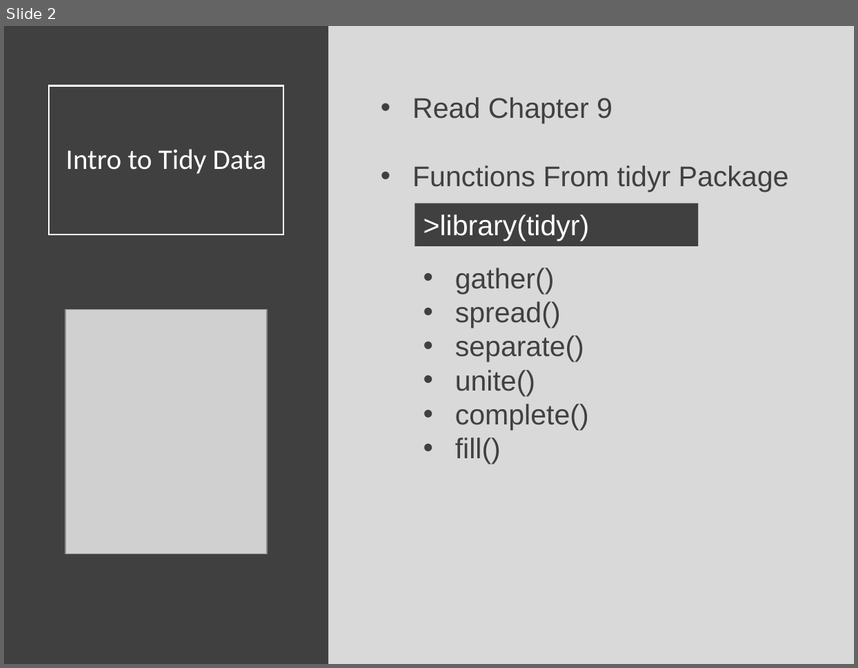
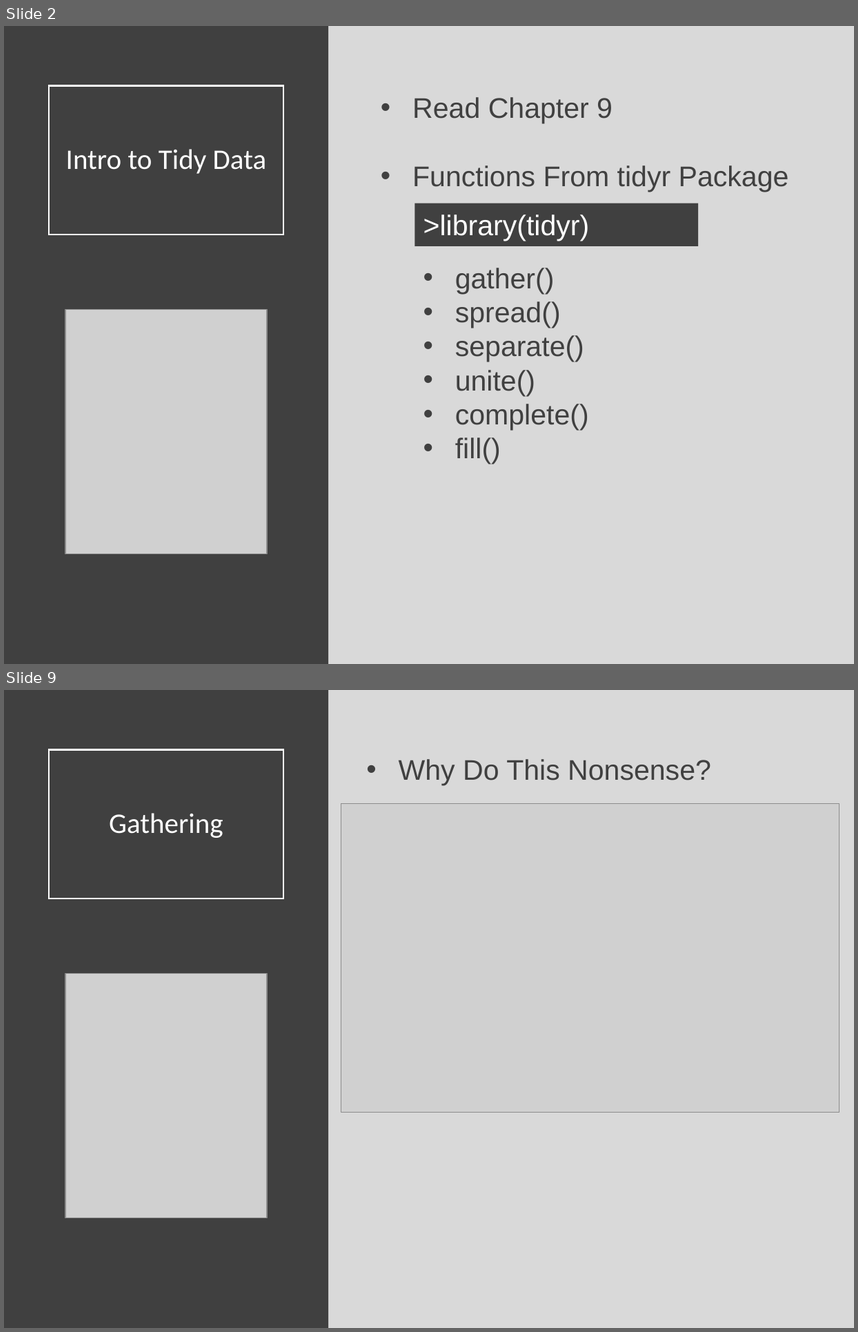
Before and after one commit to Yixf-Self/STOR320_WEBSITE, a slide deck: Lecture/Lecture 12/Lecture 12.pptx. Shown one above the other, each under a label of ours: slide 2 before the commit, slides 2 and 9 after it; the slides between them are not shown. The pictures are 858x668 and 858x1332 pixels, drawn with LibreOffice and Linux fonts; fonts in the diff are those of the drawing; grey boxes stand for pictures. Boxes give left, top, right and bottom in pixels: in the first picture for what was removed or moved away, otherwise in the second. Text is boxed around its words. In the diff, an @@ line names an element or a change of style, - is before the commit and + after.

```diff
--- a/Lecture/Lecture 12/Lecture 12.pptx
+++ b/Lecture/Lecture 12/Lecture 12.pptx
@@ slide 9 added at [4, 690, 854, 1328], background #D9D9D9 @@
@@ rectangle added at [4, 690, 329, 1328], fill #404040 @@
@@ title added at [49, 749, 283, 898], outline #FFFFFF 1.5 pt, 24 pt, text #FFFFFF @@
+Gathering
@@ text added at [399, 759, 711, 786], 24 pt, text #404040 @@
+• Why Do This Nonsense?
@@ picture added at [341, 803, 840, 1112] @@
@@ picture added at [65, 973, 267, 1217] @@
```
Also in this commit, not shown: 26 other slides added, 1 slide removed, 8 other files.
